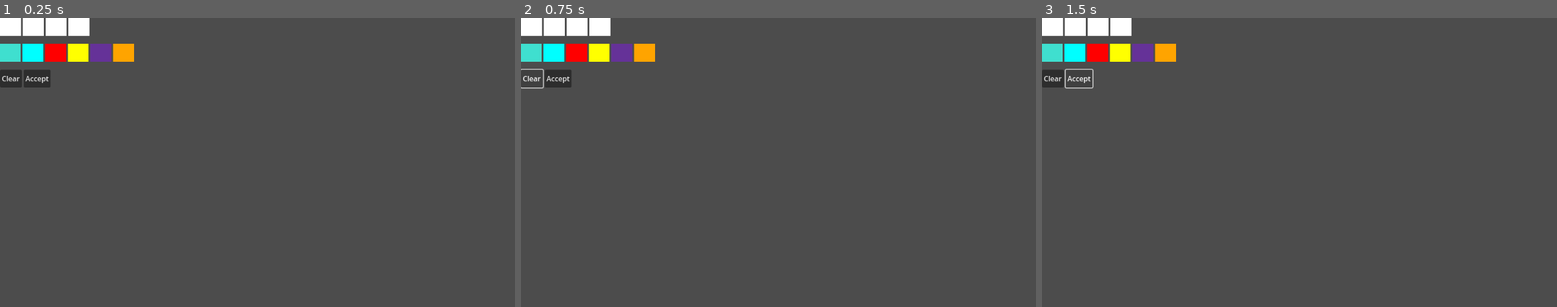
Above: before the commit, frames 1-3 (left to right).
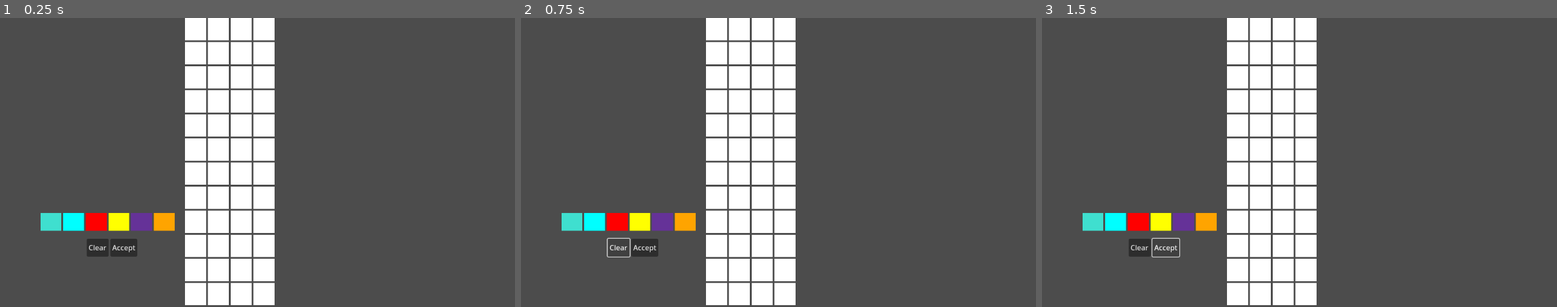
Above: after the commit, the same moments.

Repository: jevonsp/game-collection
Game: Godot game, scene res://mastermind/mastermind.tscn
Two runs of this game, one before a commit and one after it. Both use one fixed random seed, a clock stepped at 60 frames per second and the inputs below. This scene is started directly instead of the project's main scene.
Inputs:
- Up to frame 1 (0.25 s): no input
- Up to frame 2 (0.75 s): click "Clear" at 0.5 s
- Up to frame 3 (1.5 s): click "Accept" at 1.25 s

The runs differ from the first frame. In frame 1, 21% of the frame differs, in the area x 0-54%, y 0-100%; in frame 2, 20%; in frame 3, 20%.

Commit message:
Win/Loss + Hiding Non Red/White Pegs

Diff:
--- a/mastermind/mastermind.gd
+++ b/mastermind/mastermind.gd
@@ -12,12 +12,30 @@
 var choice_index:int = 0
 var selected_choice_sequence:Array[Choice] = []
 var cpu_color_sequence:Array[Choice] = []
-@onready var row: HBoxContainer = $Row
+var rows:Array[HBoxContainer] = []
+var guess_index: int = 0
+#region Rows
+@onready var row_0: HBoxContainer = $Rows/Row0
+@onready var row_1: HBoxContainer = $Rows/Row1
+@onready var row_2: HBoxContainer = $Rows/Row2
+@onready var row_3: HBoxContainer = $Rows/Row3
+@onready var row_4: HBoxContainer = $Rows/Row4
+@onready var row_5: HBoxContainer = $Rows/Row5
+@onready var row_6: HBoxContainer = $Rows/Row6
+@onready var row_7: HBoxContainer = $Rows/Row7
+@onready var row_8: HBoxContainer = $Rows/Row8
+@onready var row_9: HBoxContainer = $Rows/Row9
+@onready var row_10: HBoxContainer = $Rows/Row10
+@onready var row_11: HBoxContainer = $Rows/Row11
+#endregion
 
 func _ready() -> void:
 	bind_buttons()
 	#cpu_color_sequence = pick_color_sequence()
 	cpu_color_sequence = [Choice.TURQUOISE, Choice.TURQUOISE, Choice.RED, Choice.RED]
+	for row in [row_0, row_1, row_2, row_3, row_4, row_5, row_6, row_7,row_8, row_9, row_10, row_11]:
+		rows.append(row)
+	print(cpu_color_sequence)
 
 func bind_buttons() -> void:
 	var buttons := get_tree().get_nodes_in_group("buttons")
@@ -37,7 +55,7 @@
 		print("Row is full! Press Accept to submit or Clear to reset")
 		return
 	var selected = which.get_meta("choice")
-	var next_rect = row.guesses[choice_index]
+	var next_rect = rows[guess_index].guesses[choice_index]
 	next_rect.color = colors[selected]
 	selected_choice_sequence.append(selected)
 	choice_index += 1
@@ -52,7 +70,8 @@
 	return res
 
 func _on_clear_pressed() -> void:
-	for rect in row.guesses:
+	print("clear called")
+	for rect in rows[guess_index].guesses:
 		rect.color = Color.WHITE
 	selected_choice_sequence.clear()
 	choice_index = 0
@@ -66,12 +85,17 @@
 	for i in range(selected_choice_sequence.size()):
 		var index := selected_choice_sequence[i]
 		print("i=%s, choice=%s" % [i, choices[index]])
-	for rect in row.guesses:
-		rect.color = Color.WHITE
 	var guess = evaluate_guess(selected_choice_sequence)
 	var results = calculate_results(guess)
-	display_results(results, row)
-	_on_clear_pressed()
+	if results.has("red"):
+		if results["red"] == 4:
+			win()
+	display_results(results, rows[guess_index])
+	selected_choice_sequence.clear()
+	guess_index += 1
+	if guess_index > 11:
+		lose()
+	choice_index = 0
 
 func evaluate_guess(sequence) -> Array[int]:
 	var correct_position := 0
@@ -121,3 +145,9 @@
 		elif results["none"] > 0:
 			r.color = Color.TRANSPARENT
 			results["none"] -= 1
+
+func win():
+	print("winner!")
+
+func lose():
+	print("loser!")
--- a/mastermind/mastermind.tscn
+++ b/mastermind/mastermind.tscn
@@ -6,13 +6,77 @@
 [node name="Mastermind" type="Node2D"]
 script = ExtResource("1_1mk4e")
 
-[node name="Row" parent="." instance=ExtResource("2_fqcd7")]
+[node name="Rows" type="VBoxContainer" parent="."]
+offset_left = 414.0
+offset_right = 834.0
+offset_bottom = 644.0
+
+[node name="Row0" parent="Rows" instance=ExtResource("2_fqcd7")]
+custom_minimum_size = Vector2(0, 50)
+layout_mode = 2
+alignment = 1
+
+[node name="Row1" parent="Rows" instance=ExtResource("2_fqcd7")]
+custom_minimum_size = Vector2(0, 50)
+layout_mode = 2
+alignment = 1
+
+[node name="Row2" parent="Rows" instance=ExtResource("2_fqcd7")]
+custom_minimum_size = Vector2(0, 50)
+layout_mode = 2
+alignment = 1
+
+[node name="Row3" parent="Rows" instance=ExtResource("2_fqcd7")]
+custom_minimum_size = Vector2(0, 50)
+layout_mode = 2
+alignment = 1
+
+[node name="Row4" parent="Rows" instance=ExtResource("2_fqcd7")]
+custom_minimum_size = Vector2(0, 50)
+layout_mode = 2
+alignment = 1
+
+[node name="Row5" parent="Rows" instance=ExtResource("2_fqcd7")]
+custom_minimum_size = Vector2(0, 50)
+layout_mode = 2
+alignment = 1
+
+[node name="Row6" parent="Rows" instance=ExtResource("2_fqcd7")]
+custom_minimum_size = Vector2(0, 50)
+layout_mode = 2
+alignment = 1
+
+[node name="Row7" parent="Rows" instance=ExtResource("2_fqcd7")]
+custom_minimum_size = Vector2(0, 50)
+layout_mode = 2
+alignment = 1
+
+[node name="Row8" parent="Rows" instance=ExtResource("2_fqcd7")]
+custom_minimum_size = Vector2(0, 50)
+layout_mode = 2
+alignment = 1
+
+[node name="Row9" parent="Rows" instance=ExtResource("2_fqcd7")]
+custom_minimum_size = Vector2(0, 50)
+layout_mode = 2
+alignment = 1
+
+[node name="Row10" parent="Rows" instance=ExtResource("2_fqcd7")]
+custom_minimum_size = Vector2(0, 50)
+layout_mode = 2
+alignment = 1
+
+[node name="Row11" parent="Rows" instance=ExtResource("2_fqcd7")]
+custom_minimum_size = Vector2(0, 50)
+layout_mode = 2
+alignment = 1
 
 [node name="InputColors" type="HBoxContainer" parent="."]
 custom_minimum_size = Vector2(300, 0)
-offset_top = 58.0
-offset_right = 40.0
-offset_bottom = 98.0
+offset_left = 91.0
+offset_top = 437.0
+offset_right = 391.0
+offset_bottom = 477.0
 
 [node name="Turquoise" type="ColorRect" parent="InputColors"]
 layout_mode = 2
@@ -44,57 +108,59 @@
 size_flags_horizontal = 3
 color = Color(1, 0.64705884, 0, 1)
 
-[node name="InputButtons" type="HBoxContainer" parent="."]
+[node name="ColorInputButtons" type="HBoxContainer" parent="."]
 custom_minimum_size = Vector2(300, 0)
-offset_top = 58.0
-offset_right = 40.0
-offset_bottom = 98.0
+offset_left = 91.0
+offset_top = 437.0
+offset_right = 391.0
+offset_bottom = 477.0
 
-[node name="Turquoise" type="Button" parent="InputButtons" groups=["buttons"]]
+[node name="Turquoise" type="Button" parent="ColorInputButtons" groups=["buttons"]]
 modulate = Color(1, 1, 1, 0)
 layout_mode = 2
 size_flags_horizontal = 3
 
-[node name="Cyan" type="Button" parent="InputButtons" groups=["buttons"]]
+[node name="Cyan" type="Button" parent="ColorInputButtons" groups=["buttons"]]
 modulate = Color(1, 1, 1, 0)
 layout_mode = 2
 size_flags_horizontal = 3
 
-[node name="Red" type="Button" parent="InputButtons" groups=["buttons"]]
+[node name="Red" type="Button" parent="ColorInputButtons" groups=["buttons"]]
 modulate = Color(1, 1, 1, 0)
 layout_mode = 2
 size_flags_horizontal = 3
 
-[node name="Yellow" type="Button" parent="InputButtons" groups=["buttons"]]
+[node name="Yellow" type="Button" parent="ColorInputButtons" groups=["buttons"]]
 modulate = Color(1, 1, 1, 0)
 layout_mode = 2
 size_flags_horizontal = 3
 
-[node name="Purple" type="Button" parent="InputButtons" groups=["buttons"]]
+[node name="Purple" type="Button" parent="ColorInputButtons" groups=["buttons"]]
 modulate = Color(1, 1, 1, 0)
 layout_mode = 2
 size_flags_horizontal = 3
 
-[node name="Orange" type="Button" parent="InputButtons" groups=["buttons"]]
+[node name="Orange" type="Button" parent="ColorInputButtons" groups=["buttons"]]
 modulate = Color(1, 1, 1, 0)
 layout_mode = 2
 size_flags_horizontal = 3
 
-[node name="HBoxContainer" type="HBoxContainer" parent="."]
-offset_top = 116.0
-offset_right = 84.0
-offset_bottom = 156.0
+[node name="InputButtons" type="HBoxContainer" parent="."]
+offset_left = 194.0
+offset_top = 495.0
+offset_right = 307.0
+offset_bottom = 535.0
 
-[node name="Clear" type="Button" parent="HBoxContainer"]
+[node name="Clear" type="Button" parent="InputButtons"]
 layout_mode = 2
 size_flags_horizontal = 3
 text = "Clear"
 
-[node name="Accept" type="Button" parent="HBoxContainer"]
+[node name="Accept" type="Button" parent="InputButtons"]
 layout_mode = 2
 size_flags_horizontal = 3
 text = "Accept
 "
 
-[connection signal="pressed" from="HBoxContainer/Clear" to="." method="_on_clear_pressed"]
-[connection signal="pressed" from="HBoxContainer/Accept" to="." method="_on_accept_pressed"]
+[connection signal="pressed" from="InputButtons/Clear" to="." method="_on_clear_pressed"]
+[connection signal="pressed" from="InputButtons/Accept" to="." method="_on_accept_pressed"]
